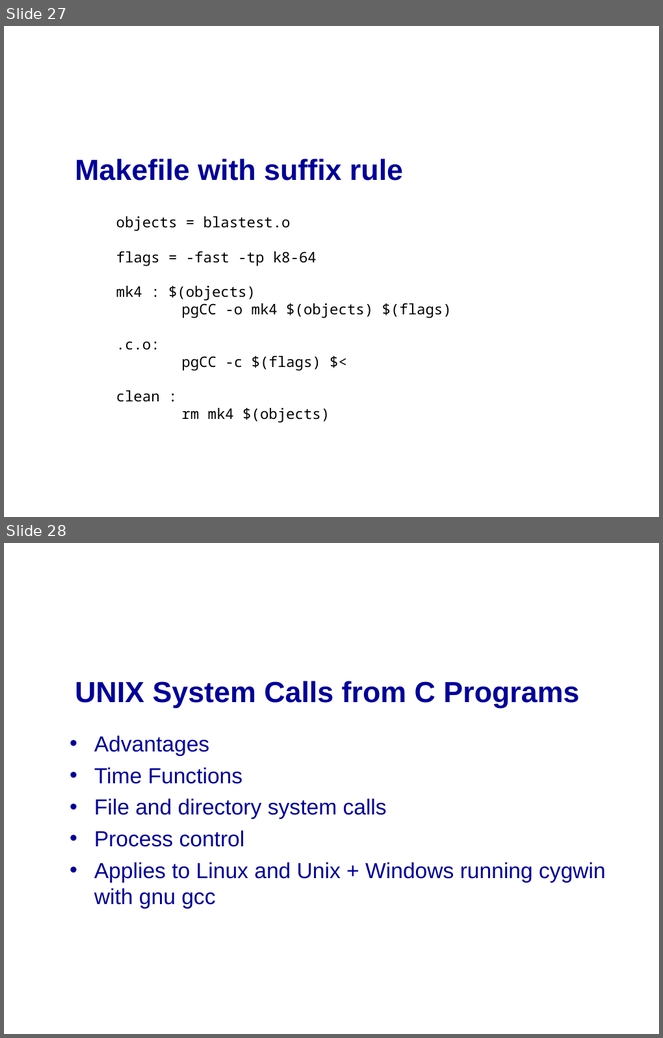
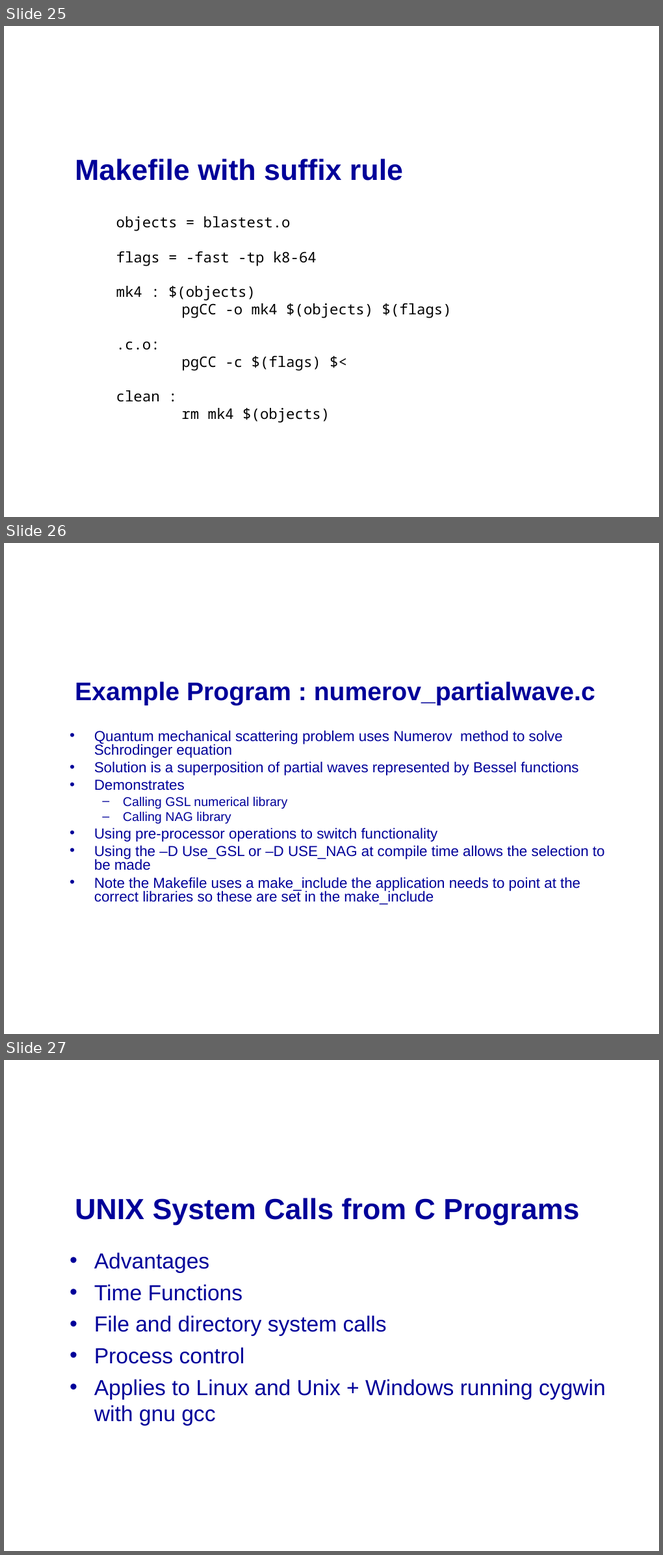
Before and after one commit to mikeg64/iome, a slide deck: src/examples/course/c/presentation/IntrotoC4.ppt. Shown one above the other, each under a label of ours: slides 27 and 28 before the commit, slides 25, 26 and 27 after it. The pictures are 663x1038 and 663x1555 pixels, drawn with LibreOffice and Linux fonts; fonts in the diff are those of the drawing; background and template pictures are left out. Boxes give left, top, right and bottom in pixels: in the first picture for what was removed or moved away, otherwise in the second. Text is boxed around its words. In the diff, an @@ line names an element or a change of style, - is before the commit and + after.

Commit message:
numerov_partialwave.c modified to illustrate use of NAG and GSL libraries. Compiled program now runs but there is a zero error. Further validation required

```diff
--- a/src/examples/course/c/presentation/IntrotoC4.ppt
+++ b/src/examples/course/c/presentation/IntrotoC4.ppt
@@ slide 26 added at box(4, 543, 659, 1034), background picture (left out) @@
@@ title added at box(75, 681, 596, 705), 28 pt, text #000099, bold @@
+Example Program : numerov_partialwave.c
@@ text added at box(94, 730, 605, 905), 16 pt, text #000099 @@
+• Quantum mechanical scattering problem uses Numerov method to solve Schrodinger equation
+• Solution is a superposition of partial waves represented by Bessel functions
+• Demonstrates
+  – Calling GSL numerical library
+  – Calling NAG library
+• Using pre-processor operations to switch functionality
+• Using the –D Use_GSL or –D USE_NAG at compile time allows the selection to be made
+• Note the Makefile uses a make_include the application needs to point at the correct libraries so these are set in the make_include
@@ what was slide 27 is now slide 25 @@
@@ what was slide 28 is now slide 27 @@
```
Also in this commit, not shown: 4 slides changed, 2 slides removed, 3 other files.
